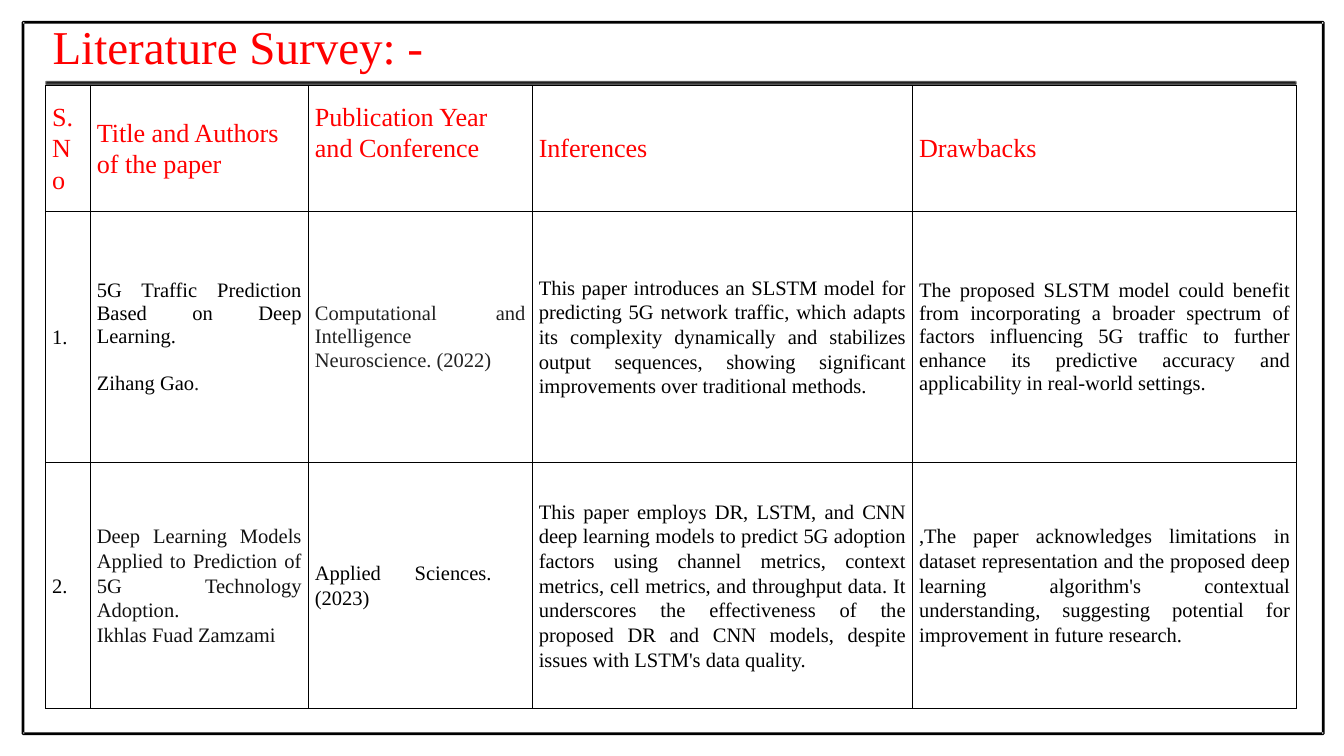
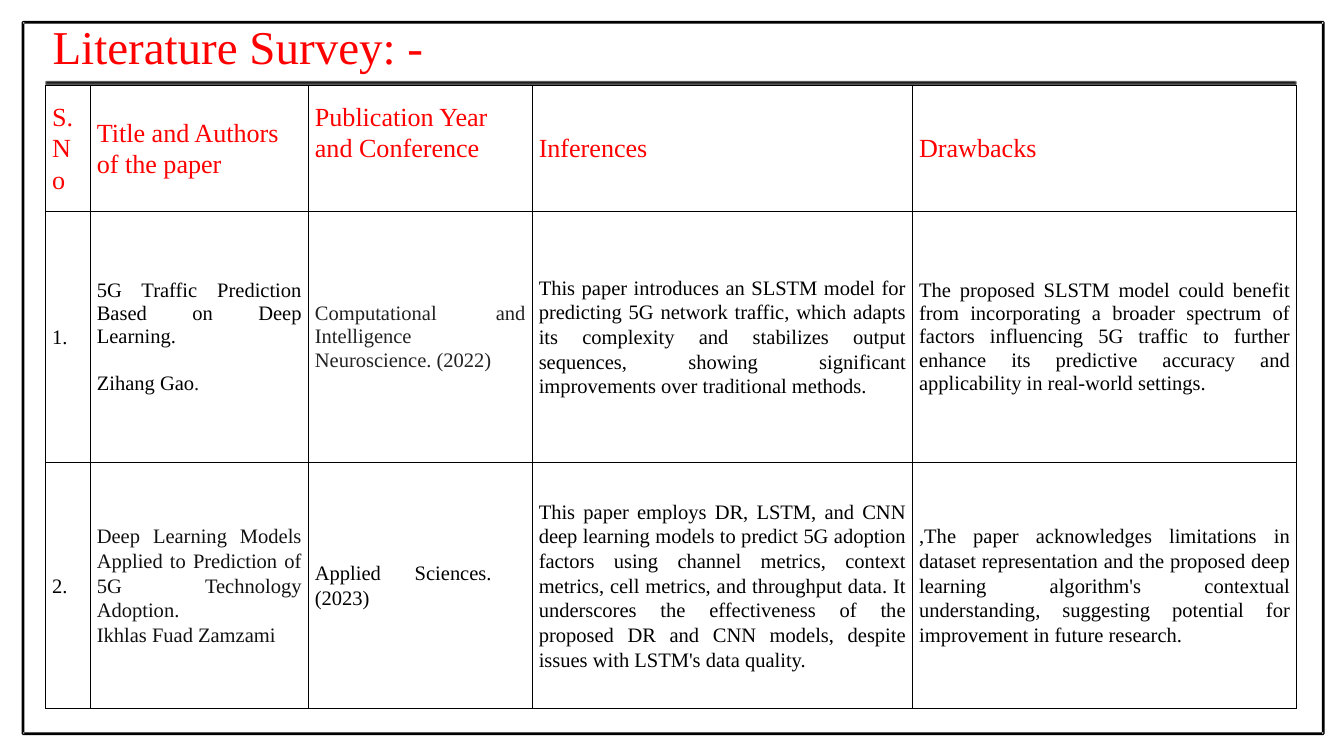
Before and after one commit to Prithiv-vijai/5g_MEC, a slide deck: slide 4 of Batch_4 IT-G2.pptx. Drawn at 1344x756 pixels with LibreOffice and Linux fonts; fonts in the diff are those of the drawing. Boxes give left, top, right and bottom in pixels: in the first picture for what was removed or moved away, otherwise in the second. Text is boxed around its words. In the diff, an @@ line names an element or a change of style, - is before the commit and + after.

```diff
--- a/Batch_4 IT-G2.pptx
+++ b/Batch_4 IT-G2.pptx
@@ table at (46, 85, 1298, 708) @@
-row 2, column 4: This paper introduces an SLSTM model for predicting 5G network traffic, which adapts its complexity dynamically and stabilizes output sequences, showing significant improvements over traditional methods.
+row 2, column 4: This paper introduces an SLSTM model for predicting 5G network traffic, which adapts its complexity and stabilizes output sequences, showing significant improvements over traditional methods.
```
Also in this commit, not shown: 7 other slides changed, 1 slide removed, 2 other files.
